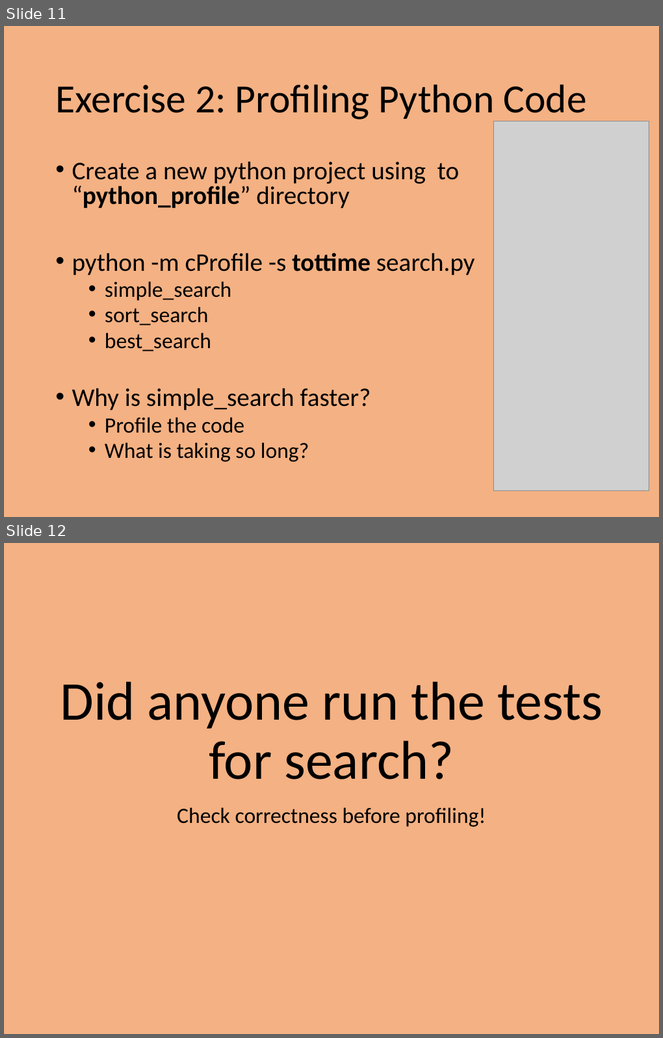
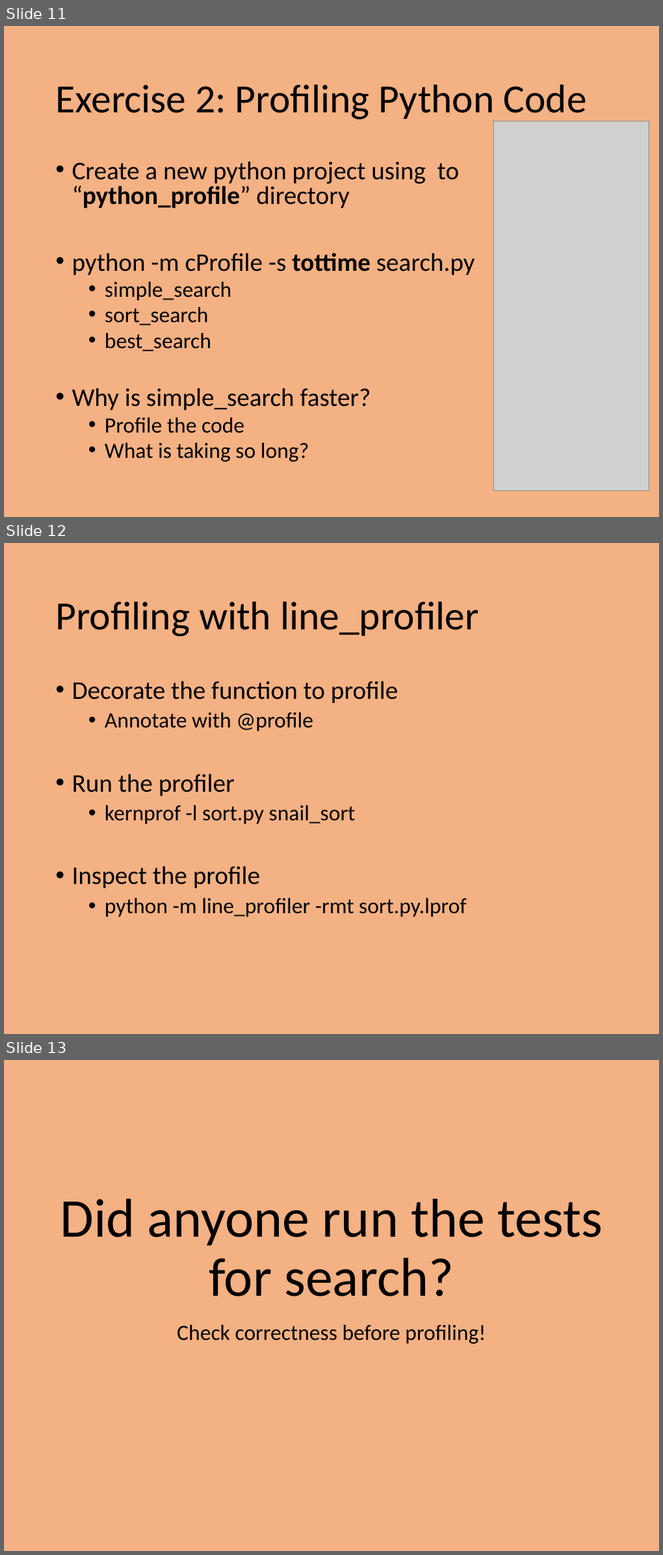
Before and after one commit to PrincetonUniversity/intro_debugging, a slide deck: 01_overview/Introduction_To_Debugging.pptx. Shown one above the other, each under a label of ours: slides 11 and 12 before the commit, slides 11, 12 and 13 after it. The pictures are 663x1038 and 663x1555 pixels, drawn with LibreOffice and Linux fonts; fonts in the diff are those of the drawing; grey boxes stand for pictures. Boxes give left, top, right and bottom in pixels: in the first picture for what was removed or moved away, otherwise in the second. Text is boxed around its words. In the diff, an @@ line names an element or a change of style, - is before the commit and + after.

Commit message:
Added line_profiler annotations.

```diff
--- a/01_overview/Introduction_To_Debugging.pptx
+++ b/01_overview/Introduction_To_Debugging.pptx
@@ slide 12 added at (4, 543, 659, 1034), background #F4B183 @@
@@ title added at (55, 601, 479, 637), 44 pt, text #000000 @@
+Profiling with line_profiler
@@ text added at (72, 681, 467, 917), 24 pt, text #000000 @@
+• Decorate the function to profile
+  • Annotate with @profile
+• Run the profiler
+  • kernprof -l sort.py snail_sort
+• Inspect the profile
+  • python -m line_profiler -rmt sort.py.lprof
@@ what was slide 12 is now slide 13 @@
```
Also in this commit, not shown: 2 slides changed, 3 other files.
